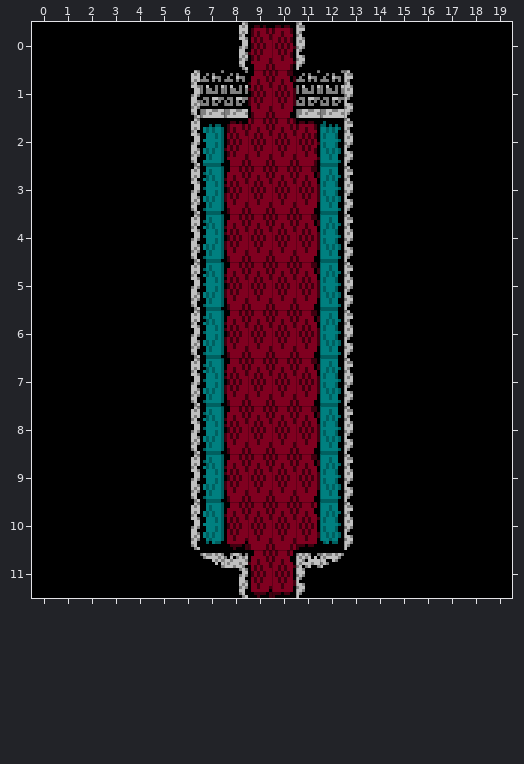
Two versions of a level (Tiled map, tiled/castle_room_2.tmx). That is the earlier state.
Cells are 8x16 px. Shown: x 0..19, y 0..11.
After:
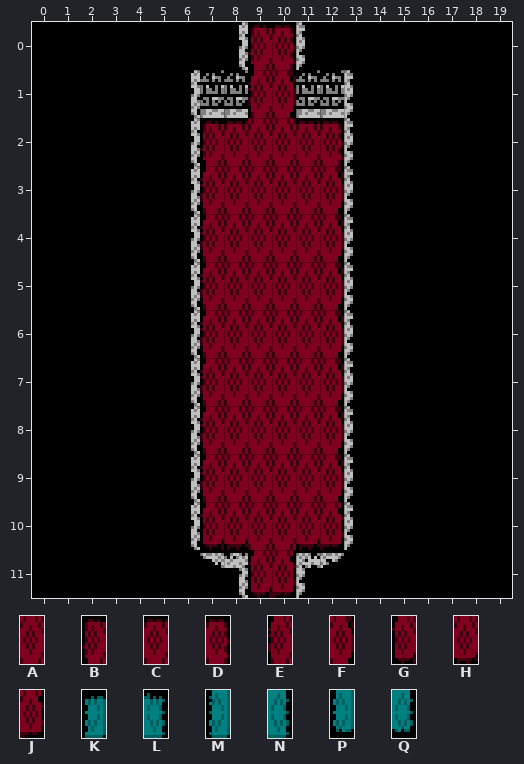
Key: from "castle_carpet": A 0, B 1, C 2, D 3, E 4, F 5, G 6, H 7, J 8; from "castle_tile": K 1, L 3, M 4, N 5, P 6, Q 8.
_ is an empty cell.
Change:
Layer "Tile Layer 1":
y 2: x 7..8 KB -> BC; x 11..12 DL -> CD
y 3..9: x 7..8 ME -> EA; x 11..12 FN -> AF
y 10: x 7..8 PG -> GH; x 11..12 JQ -> HJ
